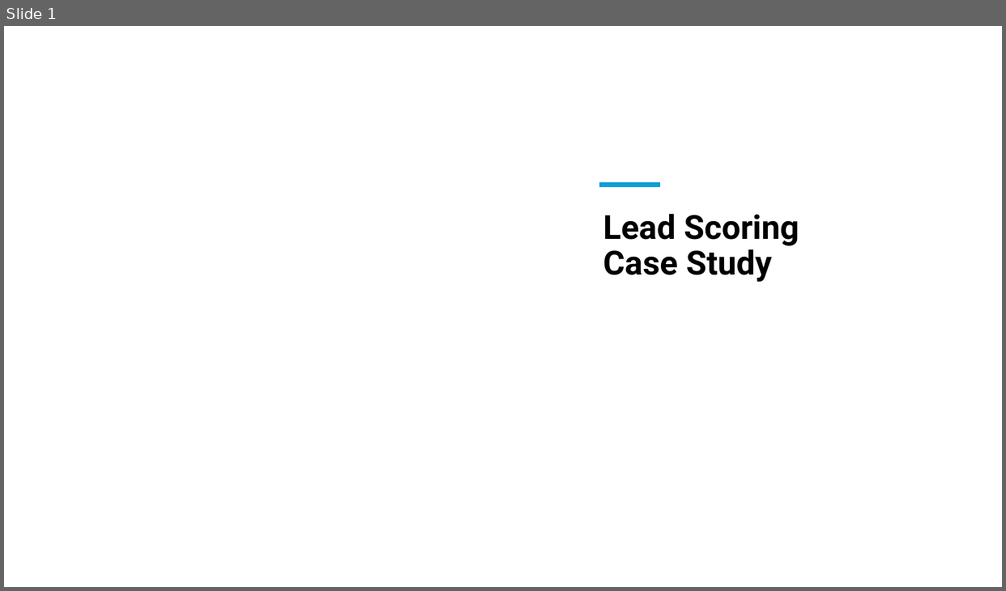
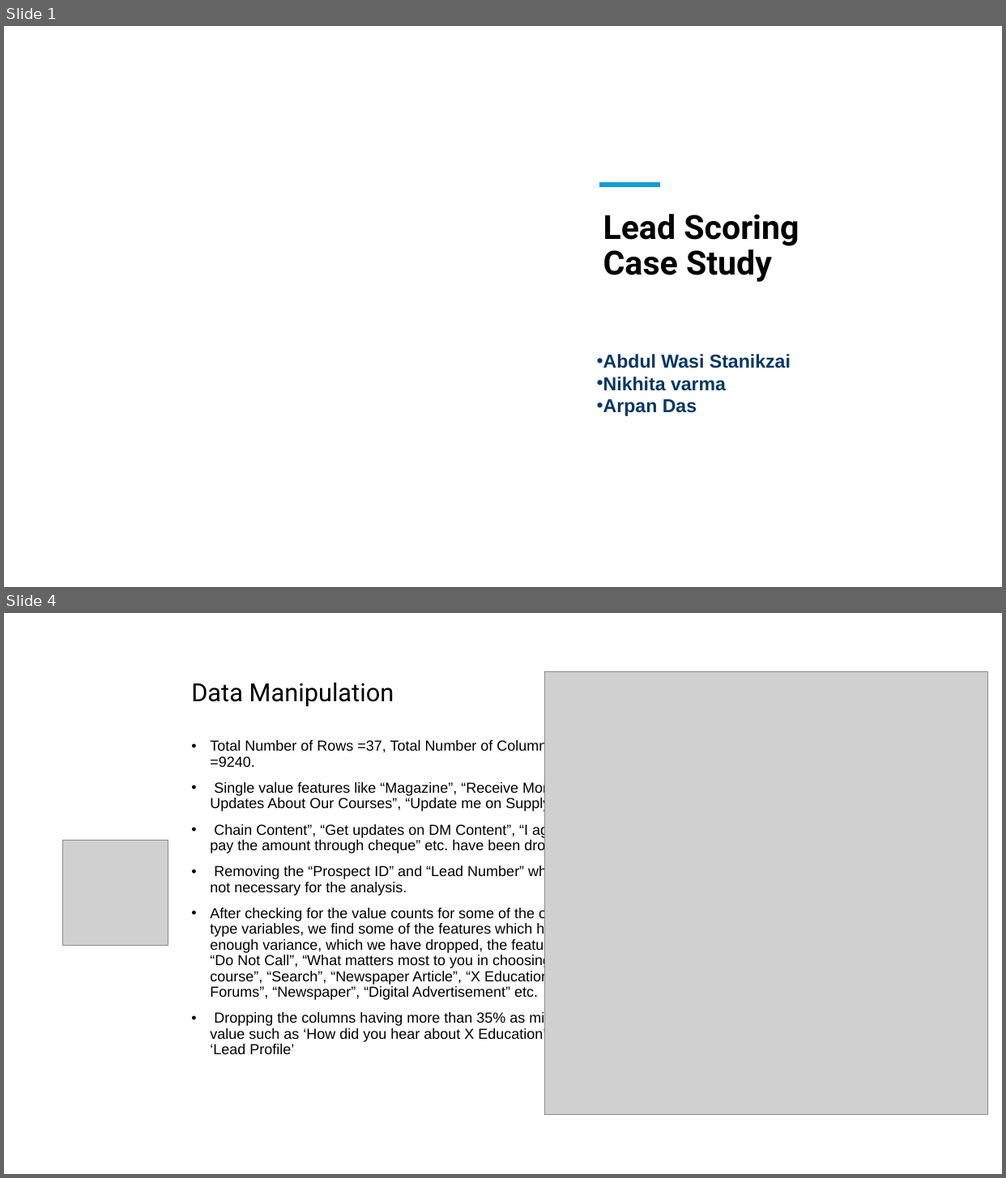
Before and after one commit to Wasistanikzai/Lead-Scoring-Case-Study, a slide deck: Presentation of Case Study.pptx. Shown one above the other, each under a label of ours: slide 1 before the commit, slides 1 and 4 after it; the slides between them are not shown. The pictures are 1006x591 and 1006x1178 pixels, drawn with LibreOffice and Linux fonts; fonts in the diff are those of the drawing; grey boxes stand for pictures; background and template pictures are left out. Boxes give left, top, right and bottom in pixels: in the first picture for what was removed or moved away, otherwise in the second. Text is boxed around its words. In the diff, an @@ line names an element or a change of style, - is before the commit and + after.

```diff
--- a/Presentation of Case Study.pptx
+++ b/Presentation of Case Study.pptx
@@ slide 4 added at <box>4,613,1002,1174</box>, background #FFFFFF @@
@@ title added at <box>191,683,394,707</box>, 24 pt, text #000000 @@
+Data Manipulation
@@ picture added at <box>545,671,988,1114</box> @@
@@ text added at <box>210,739,582,1054</box>, 14 pt, text #000000 @@
+• Total Number of Rows =37, Total Number of Columns =9240.
+• Single value features like “Magazine”, “Receive More Updates About Our Courses”, “Update me on Supply”
+• Chain Content”, “Get updates on DM Content”, “I agree to pay the amount through cheque” etc. have been dropped.
+• Removing the “Prospect ID” and “Lead Number” which is not necessary for the analysis.
+• After checking for the value counts for some of the object type variables, we find some of the features which has no enough variance, which we have dropped, the features are: “Do Not Call”, “What matters most to you in choosing course”, “Search”, “Newspaper Article”, “X Education Forums”, “Newspaper”, “Digital Advertisement” etc.
+• Dropping the columns having more than 35% as missing value such as ‘How did you hear about X Education’ and ‘Lead Profile’
@@ picture added at <box>62,841,168,946</box> @@
@@ slide 1 changed as well @@
@@ text added at <box>603,354,791,416</box>, 18 pt, text #073763, bold @@
+• Abdul Wasi Stanikzai
+• Nikhita varma
+• Arpan Das
```
Also in this commit, not shown: 2 other slides changed, 9 other slides added, 5 slides removed, 7 other files.
